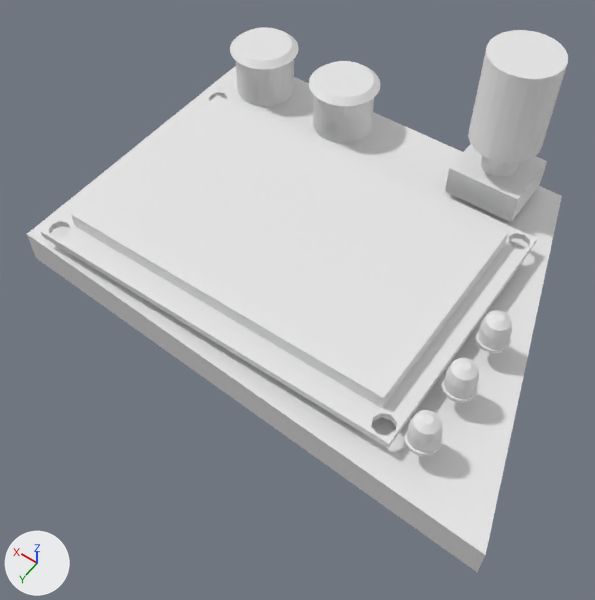
The Blender file CarInfoDisplay/Panel.blend, before and after one commit.
One viewpoint serves both versions: a 50 mm camera at (-0.1152, 0.0839, 0.1034) aimed at (-0.0661, 0.0151, -0.0046). Arrows for +X, +Y and +Z are at lower left; the lights stay in place. The same objects are shown in both versions, whatever each file hides.

Names of what the first picture shows: 'Button_Small.001', 'Dial.001', 'Display Panel', 'Display.001', 'LED.001'.
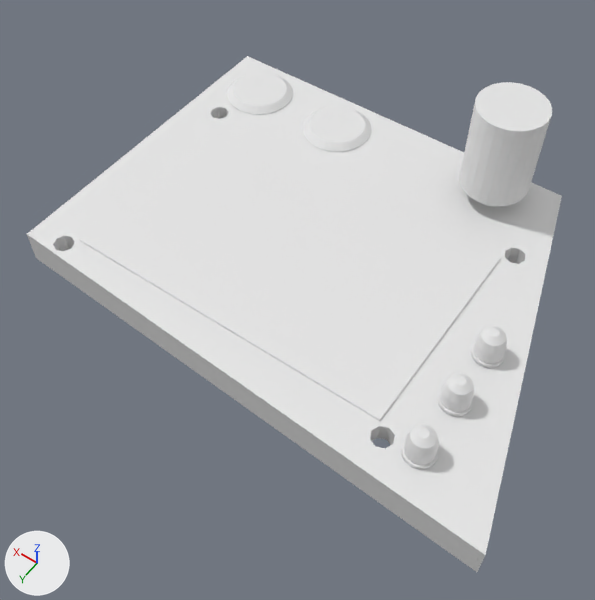
Commit message: Display panel

Location of each change, (x1, y1, x2, y2) in pixels of the pictures (595 x 600 px):
'Display.001', moved: before (41, 89, 537, 448); after (59, 117, 521, 445)
'Display Panel', reshaped: before (27, 66, 562, 572); after (27, 56, 562, 572)
'Dial.001', moved: before (445, 30, 568, 222); after (459, 82, 552, 207)
'Button_Small.001', moved: before (230, 27, 380, 143); after (227, 72, 371, 152)
'LED.001', moved: before (404, 310, 512, 456); after (401, 326, 507, 469)
part 1 of me_cube_028, added: after (27, 56, 562, 572)

The change, as a list of edits to the scene's bpy script:
```text
Change me_cube_028:
    used by ob_display_panel; location = (0.0, 0.0, 0.0)
    remove me_cube_028.from_pydata(...)  # 8 vertices, 6 faces; spans x -0.1117..-0.0186, y -0.0327..0.0358, z -0.0109..-0.0044
    add me_cube_028.from_pydata(...)  # 767 vertices, 681 faces; spans x -0.1117..-0.0186, y -0.0327..0.0358, z -0.0109..-0.0044
    me_cube_028 part 1: 759 vertices added at x -0.0988..-0.0186, y -0.0327..0.035, z -0.0109..-0.0044
Change ob_led_001:
    ob_led_001.location: (-0.0969, 0.0279, 0.0) -> (-0.0969, 0.0279, -0.0039)
Change ob_display_001:
    ob_display_001.location: (-0.0584, 0.0071, 0.0) -> (-0.0584, 0.0071, -0.0062)
Change ob_dial_001:
    ob_dial_001.location: (-0.0808, -0.0256, 0.0) -> (-0.0808, -0.0256, -0.0102)
Change ob_button_small_001:
    ob_button_small_001.location: (-0.0476, -0.0261, 0.0) -> (-0.0476, -0.0242, -0.0096)
```
